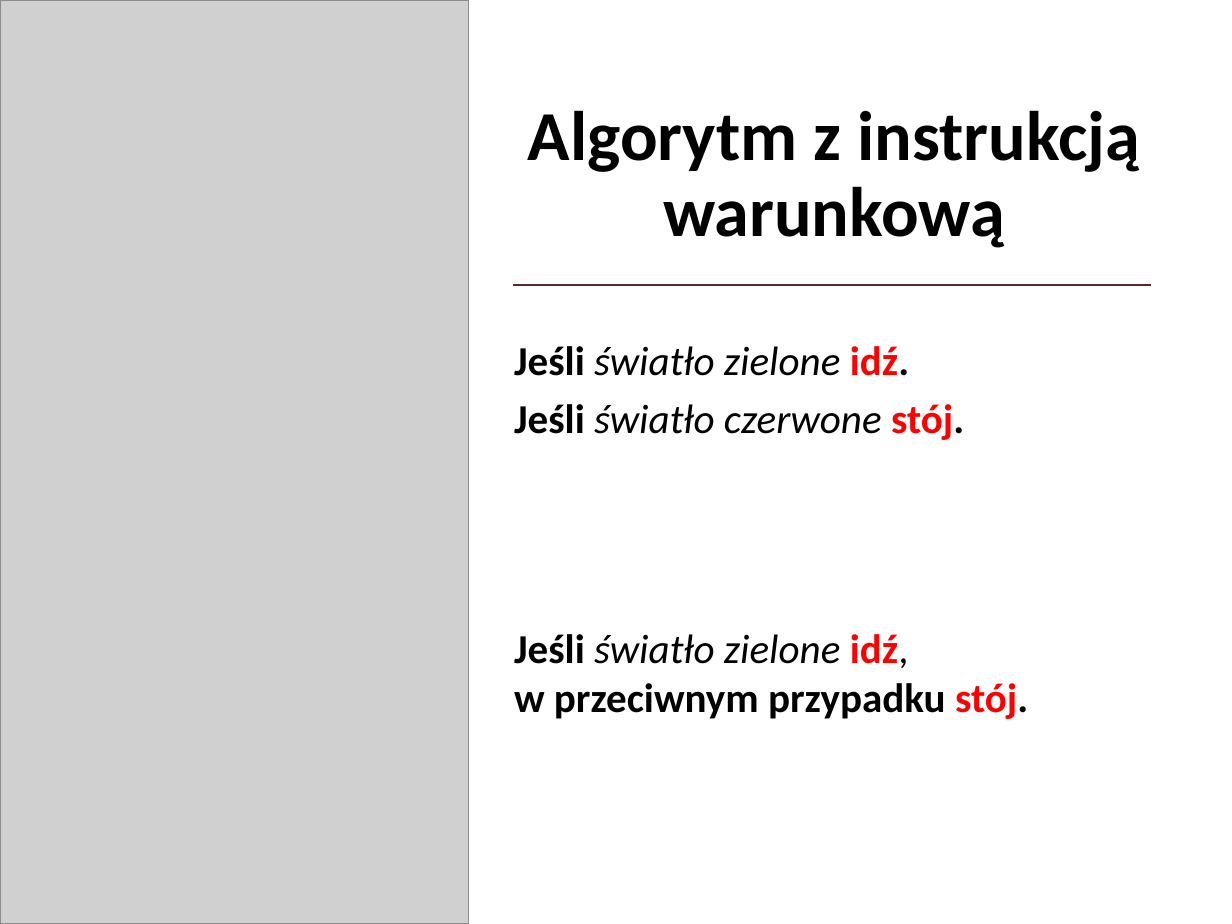
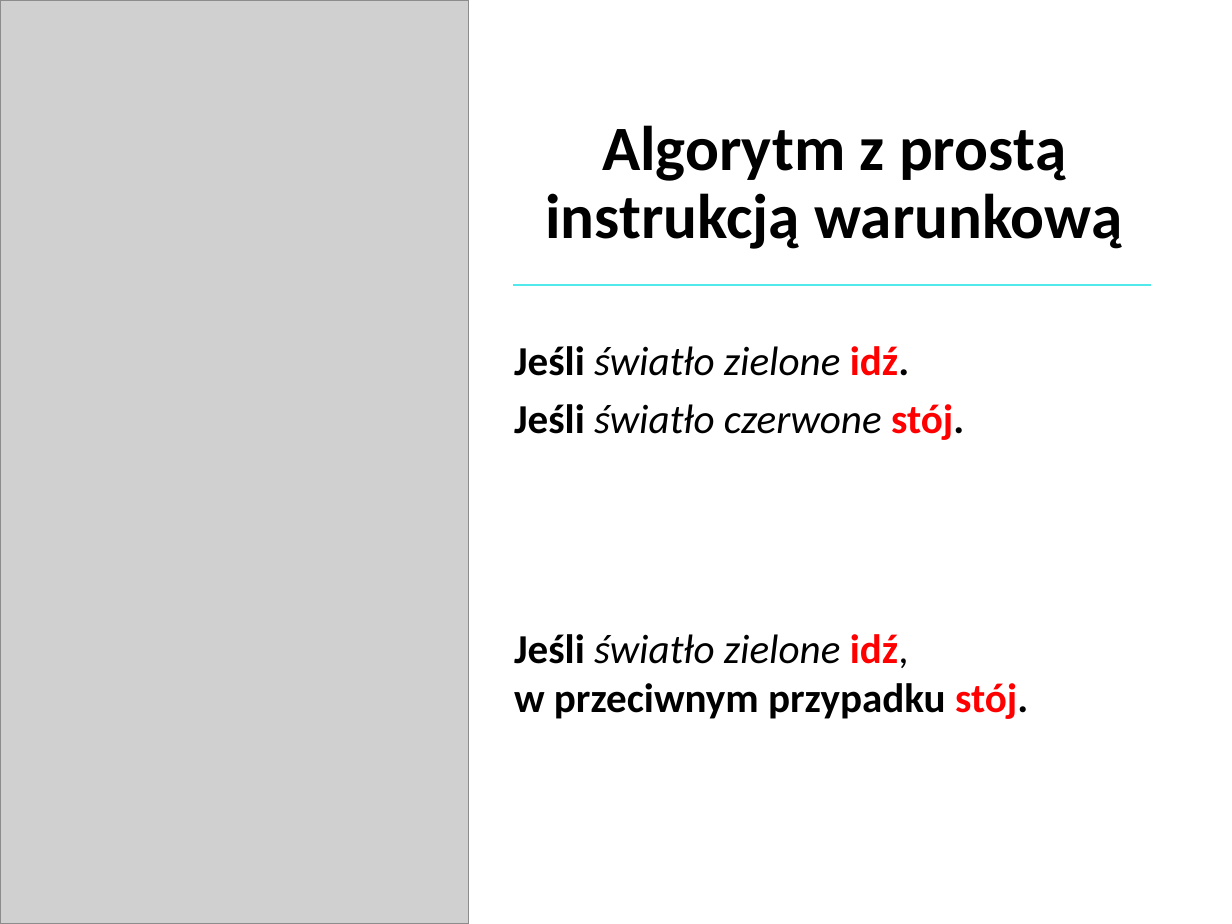
Before and after one commit to blackbat13/CS-HTiEW, a slide deck: slide 2 of Wprowadzenie do algorytmów/I. Wprowadzenie do algorytmów/Algorytmy.pptx. Drawn at 1232x924 pixels with LibreOffice and Linux fonts; fonts in the diff are those of the drawing; grey boxes stand for pictures. Boxes give left, top, right and bottom in pixels: in the first picture for what was removed or moved away, otherwise in the second. Text is boxed around its words. In the diff, an @@ line names an element or a change of style, - is before the commit and + after.

Commit message:
Rozbito przykład z instrukcją warunkową na dwie części

```diff
--- a/Wprowadzenie do algorytmów/I. Wprowadzenie do algorytmów/Algorytmy.pptx
+++ b/Wprowadzenie do algorytmów/I. Wprowadzenie do algorytmów/Algorytmy.pptx
@@ title at (545,125,1122,249): text changed; size 41 to 36.9 pt @@
-Algorytm z instrukcją warunkową
+Algorytm z prostą instrukcją warunkową
@@ line (514, 285) - (1151, 285): stroke #582C25 0.75 pt to #52E9ED 0.75 pt @@
```
Also in this commit, not shown: 1 other slide changed, 1 slide added.
